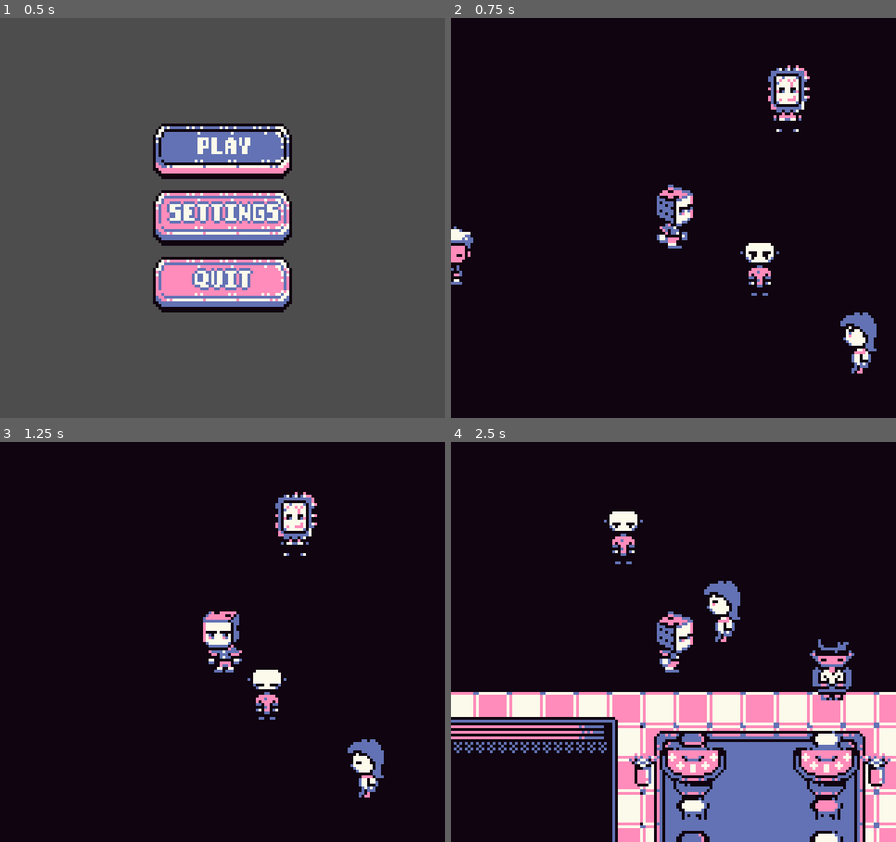
Above: before the commit, frames 1-4 (two rows, left to right).
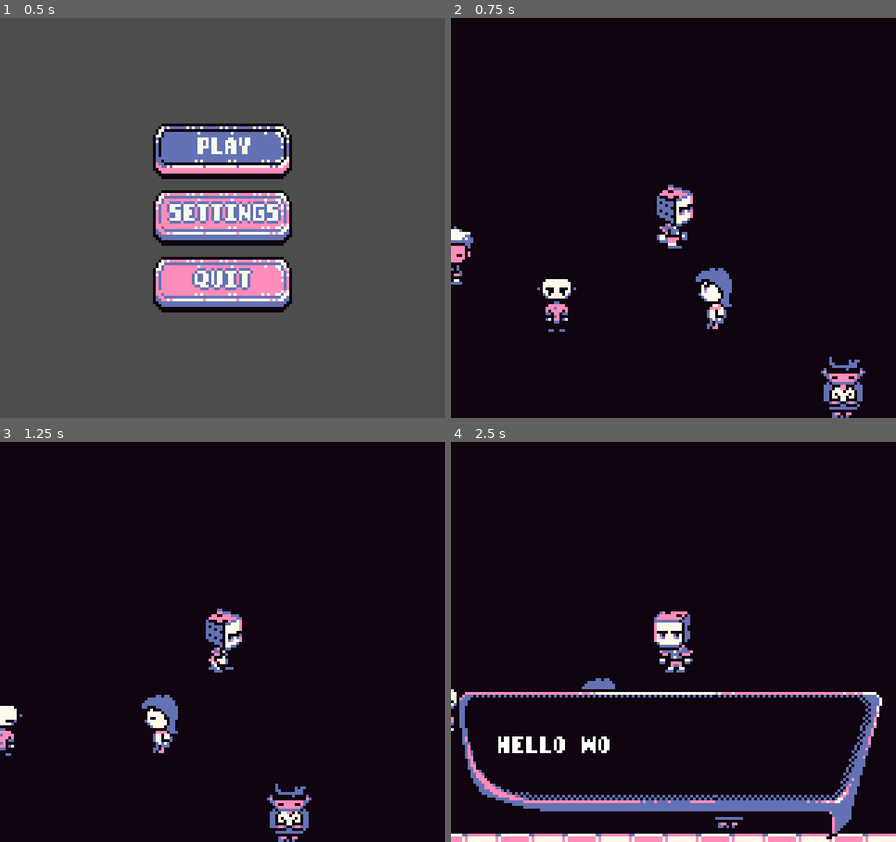
Above: after the commit, the same moments.

Repository: 0xspiderr/gbjam13_gamejam
Game: Godot game, scene res://ui/menus/main_menu.tscn
Two runs of this game, one before a commit and one after it. Both use one fixed random seed, a clock stepped at 60 frames per second and the inputs below.
Inputs:
- Up to frame 1 (0.5 s): no input
- Up to frame 2 (0.75 s): tap Enter at 0.5 s; hold D (right) from 0.53 s (still down); hold Space (interact) from 0.53 s (still down)
- Up to frame 3 (1.25 s): keep holding D (right); keep holding Space (interact)
- Up to frame 4 (2.5 s): release D (right) at 1.28 s; release Space (interact) at 1.28 s; hold S (down) 1.28-2.03 s; tap Space (interact) at 1.35 s; hold D (right) from 2.03 s (still down); hold Space (interact) from 2.03 s (still down)

Frame 1 is identical in both runs. In frame 2, 3.6% of the frame differs, in the area x 19-96%, y 11-100%; in frame 3, 4.3%; in frame 4, 28%, in the area x 0-100%, y 17-100%.

Commit message:
enemy movement

Diff:
--- a/components/area_detection_component/area_detection_component.gd
+++ b/components/area_detection_component/area_detection_component.gd
@@ -1,4 +1,9 @@
+class_name AreaDetectionComponent
 extends Area2D
+
+
+signal body_colliding()
+signal body_exited_collision()
 
 
 func _on_body_entered(body: Node2D) -> void:
--- a/resources/enemies/broken_mirror.tres
+++ b/resources/enemies/broken_mirror.tres
@@ -177,6 +177,7 @@
 
 [resource]
 script = ExtResource("1_yms8e")
+speed = 25
 max_health = 10
 sprite_frames = SubResource("SpriteFrames_fkwh2")
 metadata/_custom_type_script = "uid://d1vw4kshx1q10"
--- a/resources/enemies/enemy_stats.gd
+++ b/resources/enemies/enemy_stats.gd
@@ -2,5 +2,6 @@
 extends Resource
 
 
+@export var speed: int
 @export var max_health: int
 @export var sprite_frames: SpriteFrames
--- a/scenes/enemy/enemy.gd
+++ b/scenes/enemy/enemy.gd
@@ -6,17 +6,69 @@
 # will spawn enemies based on the level we are in
 @export var enemy_stats: EnemyStats
 @onready var enemy_sprite: AnimatedSprite2D = $EnemySprite
+@onready var patrol_timer: Timer = $PatrolTimer
+@onready var area_detection_component: AreaDetectionComponent = $AreaDetectionComponent
 
-var max_health: int = 0
-var current_health: int = 0
+
+var _speed: int = 0
+var _max_health: int = 0
+var _current_health: int = 0
+var _directions: Array[Vector2] = [Vector2(1, 0), Vector2(-1, 0), \
+Vector2(0, 1), Vector2(0, -1)]
+var _enemy_dir: Vector2 = Vector2.ZERO
+var _is_colliding: bool = false
 
 
 func _ready() -> void:
 	_enemy_stats_setup()
 
 
+func _physics_process(delta: float) -> void:
+	# dont process enemy movement if player is talking or in combat
+	if PlayerData.is_in_combat or PlayerData.is_talking:
+		enemy_sprite.play(&"idle")
+		return
+
+	velocity = _enemy_dir * _speed
+	_play_animation()
+	move_and_slide()
+
+
 func _enemy_stats_setup() -> void:
-	max_health = enemy_stats.max_health
-	current_health = max_health
+	# attributes
+	_max_health = enemy_stats.max_health
+	_current_health = _max_health
+	_speed = enemy_stats.speed
+
+	# animations
 	enemy_sprite.sprite_frames = enemy_stats.sprite_frames
 	enemy_sprite.play(&"idle")
+
+
+func _play_animation() -> void:
+	if _is_colliding:
+		enemy_sprite.play(&"idle")
+		return
+
+	var enemy_dir_len: float = _enemy_dir.length()
+
+	if enemy_dir_len == 0:
+		enemy_sprite.play(&"idle")
+	elif _enemy_dir.y == 1:
+		enemy_sprite.play(&"walk_down")
+	elif _enemy_dir.y == -1:
+		enemy_sprite.play(&"walk_up")
+	elif _enemy_dir.x == 1:
+		enemy_sprite.play(&"walk_right")
+	elif _enemy_dir.x == -1:
+		enemy_sprite.play(&"walk_left")
+
+
+func _patrol() -> void:
+	randomize()
+	var index = randi_range(0, 3)
+	_enemy_dir = _directions[index]
+
+
+func _on_patrol_timer_timeout() -> void:
+	_patrol()
--- a/scenes/enemy/enemy.tscn
+++ b/scenes/enemy/enemy.tscn
@@ -14,6 +14,12 @@
 shape = SubResource("RectangleShape2D_4a83h")
 
 [node name="AreaDetectionComponent" parent="." instance=ExtResource("2_a3pup")]
-scale = Vector2(1.56, 1.529)
+scale = Vector2(1.5, 1.47)
+
+[node name="PatrolTimer" type="Timer" parent="."]
+wait_time = 2.0
+autostart = true
+
+[connection signal="timeout" from="PatrolTimer" to="." method="_on_patrol_timer_timeout"]
 
 [editable path="AreaDetectionComponent"]
--- a/scenes/levels/level0.tscn
+++ b/scenes/levels/level0.tscn
@@ -324,7 +324,7 @@
 npc_stats = ExtResource("7_fj52k")
 
 [node name="Npc1" parent="NPCs" instance=ExtResource("6_d0grl")]
-position = Vector2(200, 137)
+position = Vector2(155, 132)
 npc_stats = ExtResource("7_1nvli")
 
 [node name="Npc2" parent="NPCs" instance=ExtResource("6_d0grl")]
@@ -332,11 +332,11 @@
 npc_stats = ExtResource("8_vals0")
 
 [node name="Npc3" parent="NPCs" instance=ExtResource("6_d0grl")]
-position = Vector2(125, 89)
+position = Vector2(52, 102)
 npc_stats = ExtResource("9_oem7y")
 
 [node name="Npc4" parent="NPCs" instance=ExtResource("6_d0grl")]
-position = Vector2(161, 117)
+position = Vector2(109, 101)
 npc_stats = ExtResource("10_a76di")
 
 [node name="Npc5" parent="NPCs" instance=ExtResource("6_d0grl")]
@@ -372,7 +372,7 @@
 [node name="Enemies" type="Node2D" parent="."]
 
 [node name="Enemy" parent="Enemies" instance=ExtResource("2_hghvf")]
-position = Vector2(135, 29)
+position = Vector2(174, 186)
 enemy_stats = ExtResource("16_ng1gw")
 
 [node name="Player" parent="." instance=ExtResource("1_cperm")]
